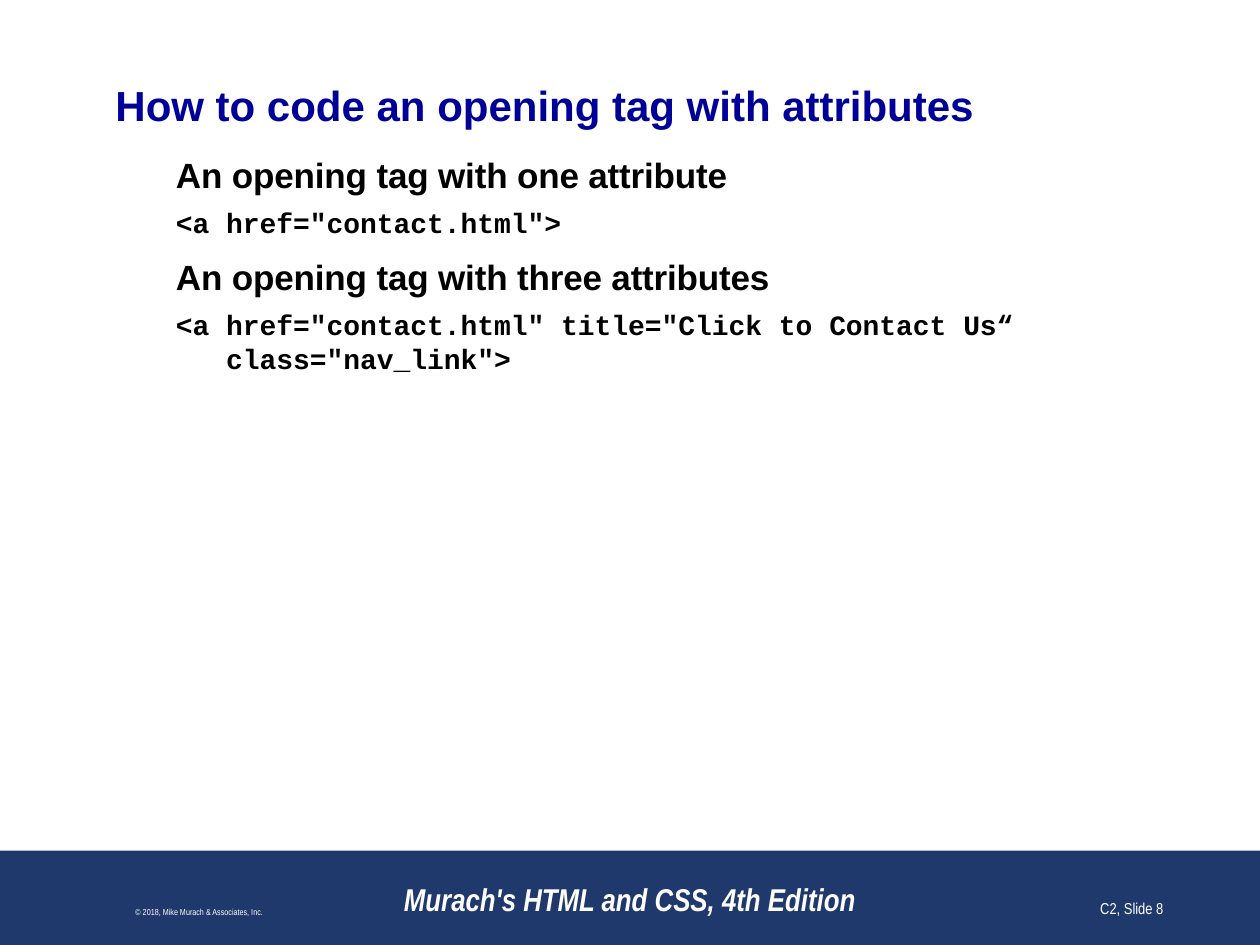
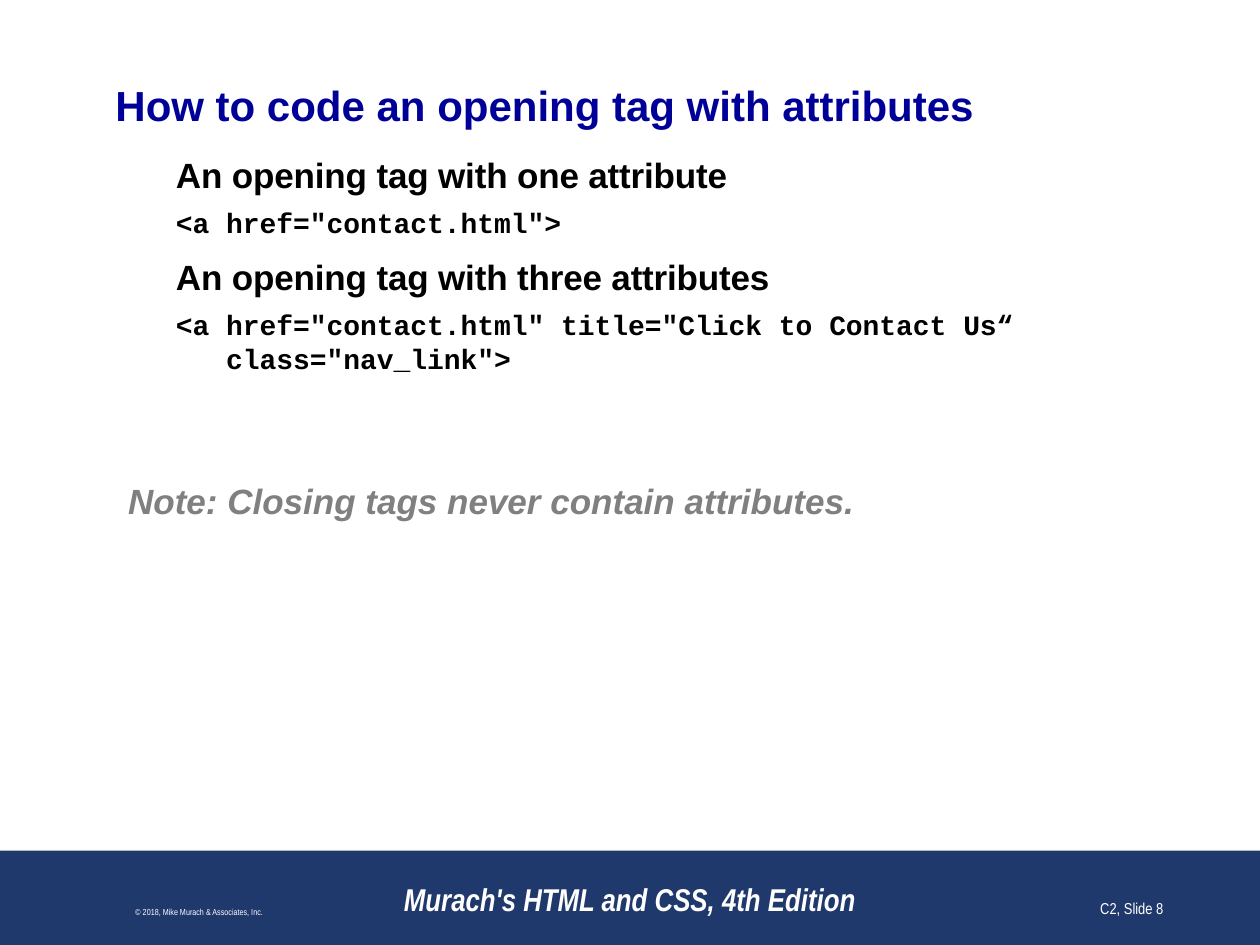
Before and after one commit to paulsmithkc/awd1000_base_lab_and_homework, a slide deck: slide 8 of murach_html_4e/slides/Chapter 2 slides.pptx. Drawn at 1260x945 pixels with LibreOffice and Linux fonts; fonts in the diff are those of the drawing; background and template pictures are left out. Boxes give left, top, right and bottom in pixels: in the first picture for what was removed or moved away, otherwise in the second. Text is boxed around its words. In the diff, an @@ line names an element or a change of style, - is before the commit and + after.

```diff
--- a/murach_html_4e/slides/Chapter 2 slides.pptx
+++ b/murach_html_4e/slides/Chapter 2 slides.pptx
@@ text at <box>128,488,854,521</box>: paragraph added @@
+Note: Closing tags never contain attributes.
```
Also in this commit, not shown: 2 other slides changed, 2 slides added, 2 other files.
